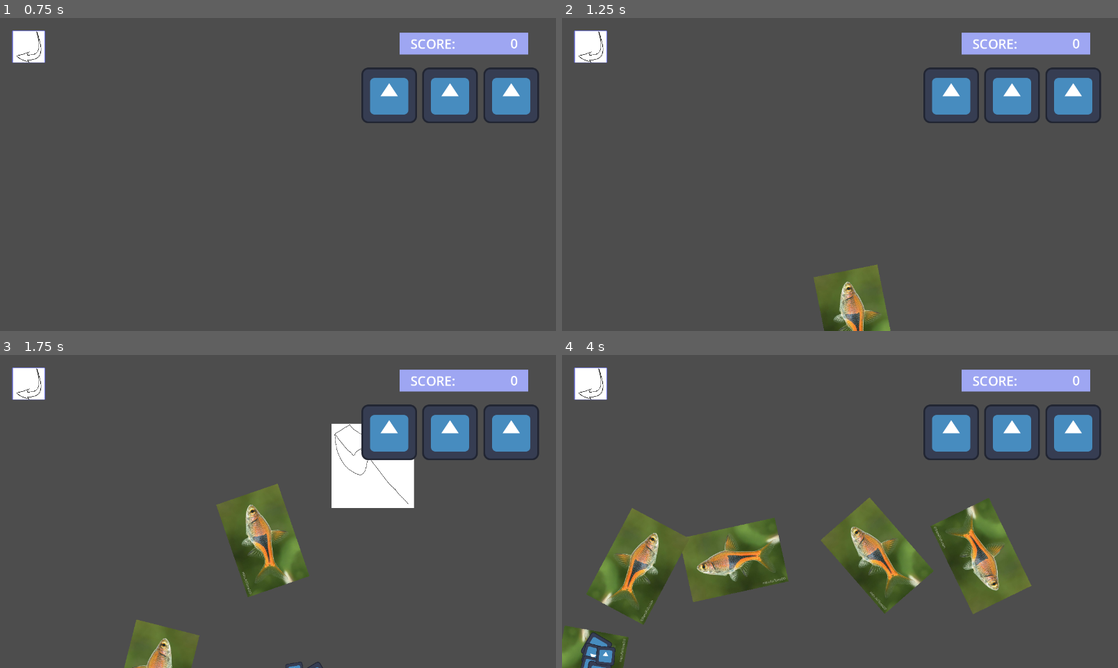
Above: before the commit, frames 1-4 (two rows, left to right).
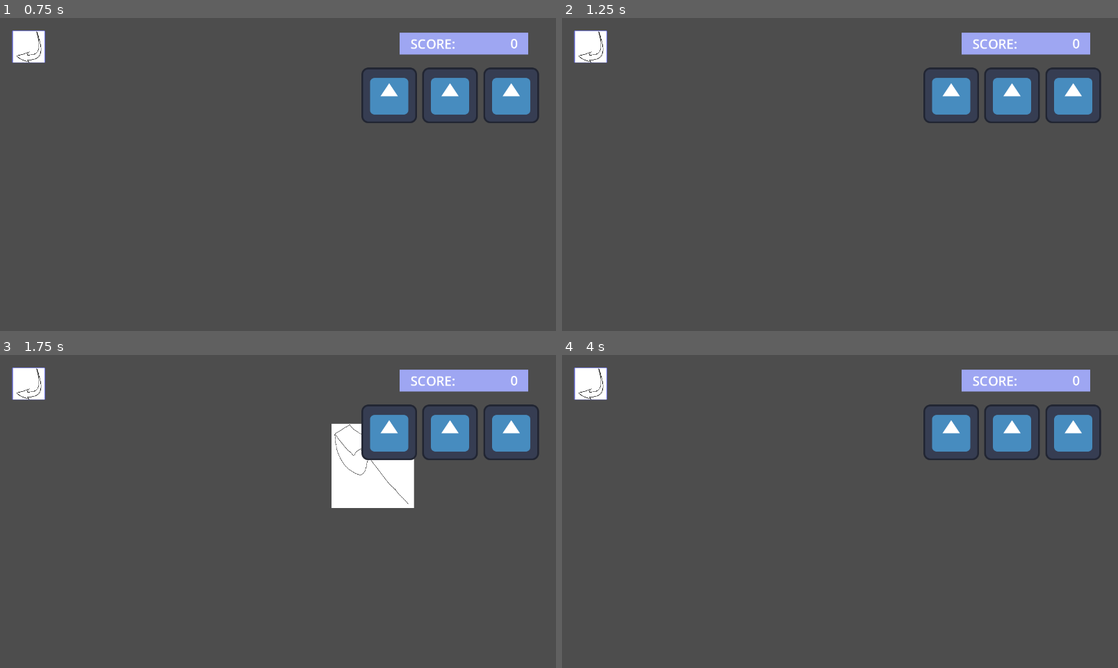
Above: after the commit, the same moments.

Repository: lolyay270/Mobile-Dev-Small
Game: Godot game, scene res://scenes/mainMenu.tscn
Two runs of this game, one before a commit and one after it. Both use one fixed random seed, a clock stepped at 60 frames per second and the inputs below. The engine's default icon, where the game draws it, is replaced by a stand-in: a white triangle on a blue panel in a dark square.
Inputs (mouse positions are in pixels of both pictures, inside the frame that each line leads up to):
- Up to frame 1 (0.75 s): click "PLAY" at 0.5 s
- Up to frame 2 (1.25 s): no input
- Up to frame 3 (1.75 s): move the mouse to (400, 495) at 1.27 s; press the mouse at (400, 495) at 1.28 s
- Up to frame 4 (4 s): move the mouse to (728, 527) at 2.02 s; release the mouse at (728, 527) at 2.03 s; click (728, 527) at 2.1 s; move the mouse to (895, 442) at 2.77 s; press the mouse at (895, 442) at 2.78 s; move the mouse to (812, 574) at 3.52 s; release the mouse at (812, 574) at 3.53 s; click (812, 574) at 3.6 s

Frame 1 is identical in both runs. In frame 2, 2.2% of the frame differs, in the area x 45-60%, y 78-100%; in frame 3, 5.2%; in frame 4, 15%, in the area x 0-85%, y 45-100%.
Error after the commit: Trying to assign value of type 'Node' to a variable of type 'Path2D'. (res://scripts/flying)

Commit message:
feat: started adjusting to use resources NOT FUNCTIONAL

Diff:
--- /dev/null
+++ b/objects/collectable.tscn
@@ -0,0 +1,25 @@
+[gd_scene load_steps=2 format=3 uid="uid://b05jsafbt3667"]
+
+[ext_resource type="Texture2D" uid="uid://dkh021bwgv0om" path="res://icon.svg" id="1_46kdt"]
+
+[node name="Collectable" type="VSplitContainer"]
+custom_minimum_size = Vector2(100, 100)
+offset_right = 127.0
+offset_bottom = 35.0
+size_flags_horizontal = 3
+size_flags_vertical = 3
+dragging_enabled = false
+
+[node name="TextureRect" type="TextureRect" parent="."]
+layout_mode = 2
+size_flags_vertical = 3
+texture = ExtResource("1_46kdt")
+expand_mode = 2
+stretch_mode = 5
+
+[node name="Label" type="Label" parent="."]
+layout_mode = 2
+size_flags_vertical = 8
+text = "[fish name here]"
+horizontal_alignment = 1
+vertical_alignment = 1
--- /dev/null
+++ b/objects/fish types/gourami.tres
@@ -0,0 +1,13 @@
+[gd_resource type="Resource" script_class="ObjectStats" load_steps=2 format=3 uid="uid://dt6uidwi5lyuy"]
+
+[ext_resource type="Script" uid="uid://cdy545efpo2hw" path="res://scripts/objectStats.gd" id="1_65wwu"]
+
+[resource]
+script = ExtResource("1_65wwu")
+name = ""
+type = 1
+scoreIncrease = 1
+startSpawnMinutes = 0.0
+infiniteSpawns = true
+numberOfSpawns = 0
+metadata/_custom_type_script = "uid://cdy545efpo2hw"
--- /dev/null
+++ b/objects/fish types/rasbora.tres
@@ -0,0 +1,15 @@
+[gd_resource type="Resource" script_class="ObjectStats" load_steps=4 format=3 uid="uid://dgwdudsud5763"]
+
+[ext_resource type="Script" uid="uid://cdy545efpo2hw" path="res://scripts/objectStats.gd" id="1_5cl8f"]
+[ext_resource type="Texture2D" uid="uid://dkh021bwgv0om" path="res://icon.svg" id="2_b2d6c"]
+[ext_resource type="Texture2D" uid="uid://dlwxtr2ykoync" path="res://assets/Harlequin Rasbora (Trigonostigma heteromorpha) - Dan's Fish.png" id="3_t5r23"]
+
+[resource]
+script = ExtResource("1_5cl8f")
+name = "Rasbora"
+type = 1
+sprite = ExtResource("3_t5r23")
+silhouette = ExtResource("2_b2d6c")
+scoreIncrease = 1
+startSpawnMinutes = 0.0
+numberOfSpawns = inf
--- a/objects/fish.tscn
+++ b/objects/pathingObject.tscn
@@ -1,11 +1,11 @@
 [gd_scene load_steps=9 format=3 uid="uid://bsw0xxj4d5f00"]
 
-[ext_resource type="Texture2D" uid="uid://dlwxtr2ykoync" path="res://assets/Harlequin Rasbora (Trigonostigma heteromorpha) - Dan's Fish.png" id="1_5c8yu"]
-[ext_resource type="Script" uid="uid://rhrsowvv8kj1" path="res://scripts/flying objects/objGravity.gd" id="1_mmmkr"]
-[ext_resource type="Script" uid="uid://bpkn8fumnnasl" path="res://scripts/flying objects/objData.gd" id="1_rie47"]
-[ext_resource type="Script" uid="uid://mu6drrp7jy2a" path="res://scripts/flying objects/objPath.gd" id="2_r0mne"]
-[ext_resource type="Texture2D" uid="uid://dkh021bwgv0om" path="res://icon.svg" id="5_m1q5n"]
-[ext_resource type="Script" uid="uid://px0uis7j7ey6" path="res://scripts/flying objects/splashEffect.gd" id="6_6nqot"]
+[ext_resource type="Script" uid="uid://bpkn8fumnnasl" path="res://scripts/flying objects/objData.gd" id="1_8v7ii"]
+[ext_resource type="Script" uid="uid://mu6drrp7jy2a" path="res://scripts/flying objects/objPath.gd" id="2_kvao4"]
+[ext_resource type="Script" uid="uid://rhrsowvv8kj1" path="res://scripts/flying objects/objGravity.gd" id="3_pqlyx"]
+[ext_resource type="Texture2D" uid="uid://dlwxtr2ykoync" path="res://assets/Harlequin Rasbora (Trigonostigma heteromorpha) - Dan's Fish.png" id="4_trd0b"]
+[ext_resource type="Texture2D" uid="uid://dkh021bwgv0om" path="res://icon.svg" id="5_xhjs6"]
+[ext_resource type="Script" uid="uid://px0uis7j7ey6" path="res://scripts/flying objects/splashEffect.gd" id="6_rjxui"]
 
 [sub_resource type="Curve2D" id="Curve2D_rie47"]
 resource_local_to_scene = true
@@ -18,21 +18,23 @@
 size = Vector2(165.261, 68.8446)
 
 [node name="Fish" type="Node2D"]
-script = ExtResource("1_rie47")
+script = ExtResource("1_8v7ii")
+
+[node name="Node" type="Node" parent="."]
 
 [node name="Path2D" type="Path2D" parent="."]
 curve = SubResource("Curve2D_rie47")
-script = ExtResource("2_r0mne")
+script = ExtResource("2_kvao4")
 
 [node name="PathFollow2D" type="PathFollow2D" parent="Path2D"]
 position = Vector2(0, 900)
 rotation = -0.844154
 loop = false
-script = ExtResource("1_mmmkr")
+script = ExtResource("3_pqlyx")
 
 [node name="Sprite2D" type="Sprite2D" parent="Path2D/PathFollow2D"]
 scale = Vector2(0.45, 0.45)
-texture = ExtResource("1_5c8yu")
+texture = ExtResource("4_trd0b")
 
 [node name="Area2D" type="Area2D" parent="Path2D/PathFollow2D"]
 
--- /dev/null
+++ b/objects/rock.tres
@@ -0,0 +1,13 @@
+[gd_resource type="Resource" script_class="ObjectStats" load_steps=2 format=3 uid="uid://dx0lchmvjyp6e"]
+
+[ext_resource type="Script" uid="uid://cdy545efpo2hw" path="res://scripts/objectStats.gd" id="1_q70v5"]
+
+[resource]
+script = ExtResource("1_q70v5")
+name = ""
+type = 0
+scoreIncrease = 1
+startSpawnMinutes = 0.0
+infiniteSpawns = true
+numberOfSpawns = 0
+metadata/_custom_type_script = "uid://cdy545efpo2hw"
--- a/scenes/collection.tscn
+++ b/scenes/collection.tscn
@@ -1,12 +1,11 @@
-[gd_scene load_steps=8 format=3 uid="uid://dt8lqqkoet3n"]
+[gd_scene load_steps=7 format=3 uid="uid://dt8lqqkoet3n"]
 
 [ext_resource type="LabelSettings" uid="uid://2gbyhnsfxrd8" path="res://themes/title label.tres" id="1_akiqc"]
 [ext_resource type="Theme" uid="uid://cv4hxqc66pyku" path="res://themes/option buttons/option buttons.tres" id="1_m8hiy"]
 [ext_resource type="Texture2D" uid="uid://24b5josru515" path="res://assets/curveArrow.png" id="2_akiqc"]
 [ext_resource type="Script" uid="uid://dav5rnbek6wak" path="res://scripts/UI elements/loadSceneButton.gd" id="3_tdt8g"]
-[ext_resource type="Texture2D" uid="uid://dkh021bwgv0om" path="res://icon.svg" id="5_2ukpw"]
-[ext_resource type="Texture2D" uid="uid://dlwxtr2ykoync" path="res://assets/Harlequin Rasbora (Trigonostigma heteromorpha) - Dan's Fish.png" id="5_tdt8g"]
-[ext_resource type="Texture2D" uid="uid://bxk4agd7lba87" path="res://assets/nET.png" id="7_yhtot"]
+[ext_resource type="PackedScene" uid="uid://b05jsafbt3667" path="res://objects/collectable.tscn" id="5_tdt8g"]
+[ext_resource type="Script" uid="uid://cdy545efpo2hw" path="res://scripts/objectStats.gd" id="6_5vqia"]
 
 [node name="Collection" type="Control"]
 layout_mode = 3
@@ -103,105 +102,23 @@
 grow_vertical = 2
 columns = 3
 
-[node name="SplitContainer" type="SplitContainer" parent="bg/GridContainer"]
+[node name="Collectable" parent="bg/GridContainer" instance=ExtResource("5_tdt8g")]
 layout_mode = 2
-size_flags_horizontal = 3
-size_flags_vertical = 3
-dragging_enabled = false
-vertical = true
+script = ExtResource("6_5vqia")
 
-[node name="TextureRect" type="TextureRect" parent="bg/GridContainer/SplitContainer"]
+[node name="Collectable2" parent="bg/GridContainer" instance=ExtResource("5_tdt8g")]
 layout_mode = 2
-size_flags_vertical = 3
-texture = ExtResource("5_2ukpw")
-expand_mode = 2
-stretch_mode = 5
 
-[node name="Label" type="Label" parent="bg/GridContainer/SplitContainer"]
+[node name="Collectable3" parent="bg/GridContainer" instance=ExtResource("5_tdt8g")]
 layout_mode = 2
-size_flags_vertical = 8
-text = "[fish name here]"
-horizontal_alignment = 1
-vertical_alignment = 1
 
-[node name="SplitContainer2" type="SplitContainer" parent="bg/GridContainer"]
+[node name="Collectable4" parent="bg/GridContainer" instance=ExtResource("5_tdt8g")]
 layout_mode = 2
-size_flags_horizontal = 3
-size_flags_vertical = 3
-vertical = true
 
-[node name="TextureRect" type="TextureRect" parent="bg/GridContainer/SplitContainer2"]
+[node name="Collectable5" parent="bg/GridContainer" instance=ExtResource("5_tdt8g")]
 layout_mode = 2
-size_flags_vertical = 3
-texture = ExtResource("5_tdt8g")
-expand_mode = 2
-stretch_mode = 5
 
-[node name="Label" type="Label" parent="bg/GridContainer/SplitContainer2"]
+[node name="Collectable6" parent="bg/GridContainer" instance=ExtResource("5_tdt8g")]
 layout_mode = 2
-size_flags_vertical = 8
-text = "[fish name here]"
-horizontal_alignment = 1
-vertical_alignment = 1
-
-[node name="SplitContainer3" type="SplitContainer" parent="bg/GridContainer"]
-layout_mode = 2
-size_flags_horizontal = 3
-size_flags_vertical = 3
-vertical = true
-
-[node name="TextureRect" type="TextureRect" parent="bg/GridContainer/SplitContainer3"]
-layout_mode = 2
-size_flags_vertical = 3
-texture = ExtResource("2_akiqc")
-expand_mode = 2
-stretch_mode = 5
-
-[node name="Label" type="Label" parent="bg/GridContainer/SplitContainer3"]
-layout_mode = 2
-size_flags_vertical = 8
-text = "[fish name here]"
-horizontal_alignment = 1
-vertical_alignment = 1
-
-[node name="SplitContainer5" type="SplitContainer" parent="bg/GridContainer"]
-layout_mode = 2
-size_flags_horizontal = 3
-size_flags_vertical = 3
-vertical = true
-
-[node name="TextureRect" type="TextureRect" parent="bg/GridContainer/SplitContainer5"]
-layout_mode = 2
-size_flags_vertical = 3
-texture = ExtResource("5_tdt8g")
-expand_mode = 2
-stretch_mode = 5
-
-[node name="Label" type="Label" parent="bg/GridContainer/SplitContainer5"]
-layout_mode = 2
-size_flags_vertical = 8
-text = "[fish name here]"
-horizontal_alignment = 1
-vertical_alignment = 1
-
-[node name="SplitContainer4" type="SplitContainer" parent="bg/GridContainer"]
-layout_mode = 2
-size_flags_horizontal = 3
-size_flags_vertical = 3
-vertical = true
-
-[node name="TextureRect" type="TextureRect" parent="bg/GridContainer/SplitContainer4"]
-layout_mode = 2
-size_flags_vertical = 3
-texture = ExtResource("7_yhtot")
-expand_mode = 2
-stretch_mode = 5
-
-[node name="Label" type="Label" parent="bg/GridContainer/SplitContainer4"]
-layout_mode = 2
-size_flags_vertical = 8
-text = "[fish name here]"
-horizontal_alignment = 1
-vertical_alignment = 1
 
 [connection signal="button_up" from="main menu button" to="main menu button" method="_on_button_up"]
--- a/scripts/flying objects/objData.gd
+++ b/scripts/flying objects/objData.gd
@@ -1,4 +1,6 @@
 extends Node2D
 
-@export var isLeftSpawn: bool = true
-@export var type: GameManager.ObjectTypes = GameManager.ObjectTypes.Rasbora
+@export var stats: Resource
+
+func setStats():
+	pass
--- a/scripts/flying objects/spawner.gd
+++ b/scripts/flying objects/spawner.gd
@@ -7,7 +7,10 @@
 extends Node
 
 @onready var viewportSize = get_viewport().size
-@onready var fish1: PackedScene = preload("res://objects/fish.tscn")
+@onready var fishResourcesFolderFilePath: String = "res://objects/fish types/"
+@onready var rockResource: Resource = preload("res://objects/rock.tres")
+@onready var objectPrefab: PackedScene = preload("res://objects/pathingObject.tscn")
+var fishResources: Array[Resource] = []
 
 const minTime: float = .1
 const maxTime: float = 1
@@ -34,13 +37,18 @@
 	jumpHeightMax = ySpawnPos * topScreenPadding
 	minDistances = Vector2(0.4 * viewportSize.x, viewportSize.y - (0.4 * ySpawnPos)) #top of screen is 0, bottom is 720
 
+	for filePath: String in dir_contents(fishResourcesFolderFilePath):
+		var resource: Resource = load(filePath)
+		fishResources.append(resource)
+	print(fishResources.size())
+
 
 # Called every frame. 'delta' is the elapsed time since the previous frame.
 func _process(delta: float) -> void:
 	if (lastSpawn + delay <= GameManager.runTime):
 
 		#spawn object
-		var fish = fish1.instantiate()
+		var fish = objectPrefab.instantiate()
 		var path: Path2D = fish.get_child(0)
 		var pathFollow: PathFollow2D = path.get_child(0)
 
@@ -96,18 +104,35 @@
 
 
 func RandomType(fish: Node2D):
-	var fishChance = (1 - bombChance) / 3
+	var fishChance = (1 - bombChance) / fishResources.size()
 	var rand = randf()
 
 	if rand < bombChance:
-		fish.type = GameManager.ObjectTypes.Bomb
-	elif rand < bombChance + fishChance:
-		fish.type = GameManager.ObjectTypes.Rasbora
-	elif rand < bombChance + fishChance * 2:
-		fish.type = GameManager.ObjectTypes.Gourami
+		fish.type = GameManager.ObjectTypes.Rock
 	else:
-		fish.type = GameManager.ObjectTypes.Tetra
+		fish.type = GameManager.ObjectTypes.Fish
 
 
 func SetRandomDelay() -> void:
 	delay = randf_range(minTime, maxTime)
+
+
+# adjusted from the Godot docs
+# https://docs.godotengine.org/en/stable/classes/class_diraccess.html
+func dir_contents(path):
+	var dir = DirAccess.open(path)
+	var resourcePaths: Array[String] = []
+	if dir:
+		dir.list_dir_begin()
+		var file_name = dir.get_next()
+		while file_name != "":
+			if dir.current_is_dir():
+				print("Found directory: " + file_name)
+			else:
+				print("Found file: " + file_name)
+				resourcePaths.append(file_name)
+			file_name = dir.get_next()
+		return resourcePaths
+	else:
+		print("An error occurred when trying to access the path.")
+		return null
--- a/scripts/gameManager.gd
+++ b/scripts/gameManager.gd
@@ -8,10 +8,8 @@
 signal playStateUpdated
 
 enum ObjectTypes {
-	Bomb,
-	Rasbora,
-	Gourami,
-	Tetra
+	Fish,
+	Rock
 }
 
 
--- a/scripts/net.gd
+++ b/scripts/net.gd
@@ -20,7 +20,7 @@
 		var object: Node2D = area.get_parent().get_parent().get_parent()
 		var objType: GameManager.ObjectTypes = object.type
 
-		if objType == GameManager.ObjectTypes.Bomb:
+		if objType == GameManager.ObjectTypes.Rock:
 			healthManager.UpdateHealth(-1)
 		else:
 			scoreManager.UpdateScore(1)
--- /dev/null
+++ b/scripts/objectStats.gd
@@ -0,0 +1,19 @@
+class_name ObjectStats
+extends Resource
+
+
+@export var name: String = "Fish Name Here"
+@export var type: GameManager.ObjectTypes = GameManager.ObjectTypes.Fish
+
+# sprites
+@export var sprite: CompressedTexture2D = null
+@export var silhouette: CompressedTexture2D = null
+
+#score
+@export var scoreIncrease: int = 1
+
+#spawn
+@export var startSpawnMinutes: float = 0
+@export var infiniteSpawns: bool = true
+@export var numberOfSpawns: int = 0
+@export var isLeftSpawn: bool = true
Not shown: 2 places in objects/pathingObject.tscn that only renumber resources
Not shown, added: scripts/objectStats.gd.uid
